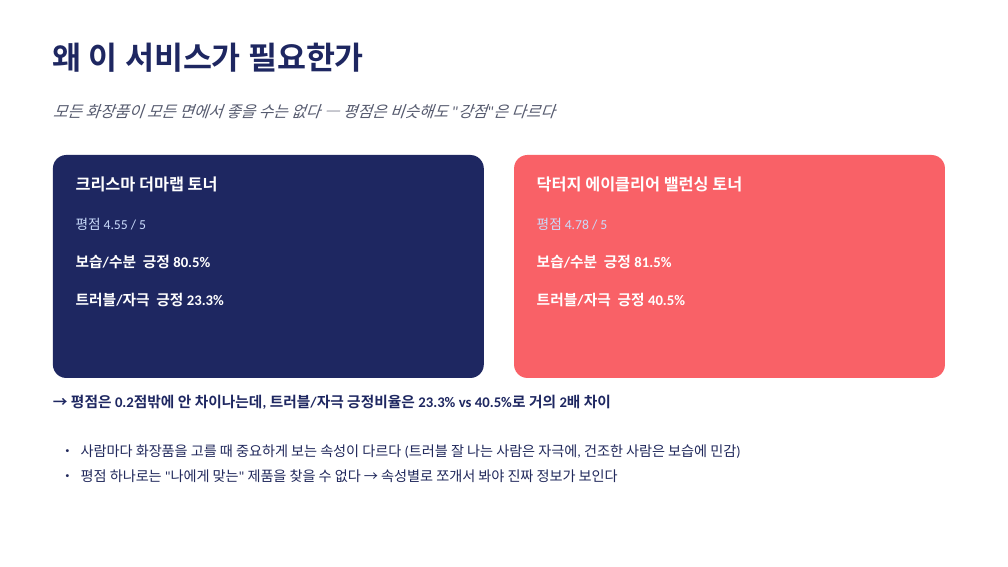
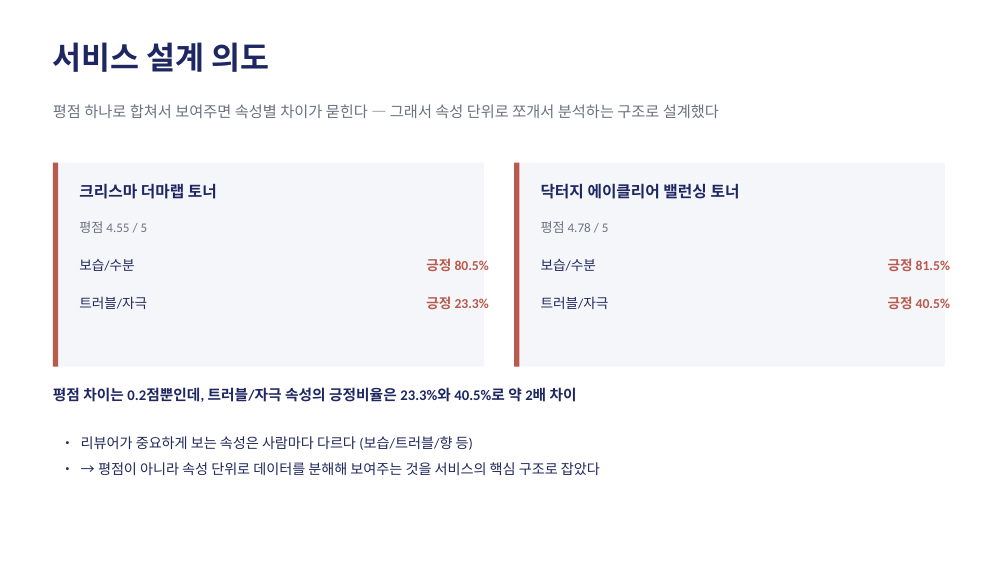
Before and after one commit to dong29482757-beep/shopping-review-crawler, a slide deck: slide 2 of BeautyScope_발표.pptx. Drawn at 1008x567 pixels with LibreOffice and Linux fonts; fonts in the diff are those of the drawing. Boxes give left, top, right and bottom in pixels: in the first picture for what was removed or moved away, otherwise in the second. Text is boxed around its words. In the diff, an @@ line names an element or a change of style, - is before the commit and + after.

```diff
--- a/BeautyScope_발표.pptx
+++ b/BeautyScope_발표.pptx
@@ text at [53,42,270,72]: text changed @@
-왜 이 서비스가 필요한가
+서비스 설계 의도
@@ text at [53,104,719,118]: text changed; size 15 to 14.5 pt; text colour #555A6E to #6B7280; italic off @@
-모든 화장품이 모든 면에서 좋을 수는 없다 — 평점은 비슷해도 "강점"은 다르다
+평점 하나로 합쳐서 보여주면 속성별 차이가 묻힌다 — 그래서 속성 단위로 쪼개서 분석하는 구조로 설계했다
@@ rectangle: place and size @@
-rectangle at [53,155,484,378]
+rectangle at [53,163,484,367]
@@ rectangle at [53,163,484,367]: rounded rectangle to rectangle; fill #1E2761 to #F5F6FA @@
@@ rectangle added at [53,163,58,367], fill #B85A4D @@
@@ rounded rectangle removed at [514,155,945,378] @@
@@ rectangle added at [514,163,945,367], fill #F5F6FA @@
@@ rectangle added at [514,163,520,367], fill #B85A4D @@
@@ text "크리스마 더마랩 토너": place and size @@
-text "크리스마 더마랩 토너" at [76,176,218,192]
+text "크리스마 더마랩 토너" at [79,183,217,199]
@@ text "크리스마 더마랩 토너" at [79,183,217,199]: size 15.5 to 15 pt, text colour #FFFFFF to #1E2761 @@
@@ text "닥터지 에이클리어 밸런싱 토너": place and size @@
-text "닥터지 에이클리어 밸런싱 토너" at [537,176,742,192]
+text "닥터지 에이클리어 밸런싱 토너" at [541,183,740,199]
@@ text "닥터지 에이클리어 밸런싱 토너" at [541,183,740,199]: size 15.5 to 15 pt, text colour #FFFFFF to #1E2761 @@
@@ text "평점 4.55 / 5" at [79,221,148,233]: size 13 to 12.5 pt, text colour #CADCFC to #6B7280 @@
@@ text "평점 4.78 / 5" at [541,221,609,233]: size 13 to 12.5 pt, text colour #CADCFC to #6B7280 @@
@@ text at [79,259,134,271]: text changed; size 14 to 13 pt; text colour #FFFFFF to #21295C; bold off @@
-보습/수분 긍정 80.5%
+보습/수분
@@ text added at [426,258,489,271], 13 pt, text #B85A4D, bold @@
+긍정 80.5%
@@ text at [541,259,596,271]: text changed; size 14 to 13 pt; text colour #FFFFFF to #21295C; bold off @@
-보습/수분 긍정 81.5%
+보습/수분
@@ text added at [888,258,950,271], 13 pt, text #B85A4D, bold @@
+긍정 81.5%
@@ text at [79,296,147,309]: text changed; size 14 to 13 pt; text colour #FFFFFF to #21295C; bold off @@
-트러블/자극 긍정 23.3%
+트러블/자극
@@ text added at [426,296,489,309], 13 pt, text #B85A4D, bold @@
+긍정 23.3%
@@ text at [541,296,609,309]: text changed; size 14 to 13 pt; text colour #FFFFFF to #21295C; bold off @@
-트러블/자극 긍정 40.5%
+트러블/자극
@@ text added at [888,296,950,309], 13 pt, text #B85A4D, bold @@
+긍정 40.5%
@@ text at [53,387,577,402]: text changed @@
-→ 평점은 0.2점밖에 안 차이나는데, 트러블/자극 긍정비율은 23.3% vs 40.5%로 거의 2배 차이
+평점 차이는 0.2점뿐인데, 트러블/자극 속성의 긍정비율은 23.3%와 40.5%로 약 2배 차이
@@ text at [81,436,600,475]: text changed @@
-• 사람마다 화장품을 고를 때 중요하게 보는 속성이 다르다 (트러블 잘 나는 사람은 자극에, 건조한 사람은 보습에 민감)
-• 평점 하나로는 "나에게 맞는" 제품을 찾을 수 없다 → 속성별로 쪼개서 봐야 진짜 정보가 보인다
+• 리뷰어가 중요하게 보는 속성은 사람마다 다르다 (보습/트러블/향 등)
+• → 평점이 아니라 속성 단위로 데이터를 분해해 보여주는 것을 서비스의 핵심 구조로 잡았다
```
Also in this commit, not shown: 3 other slides changed, 3 slides added, 4 slides removed, 2 other files.
